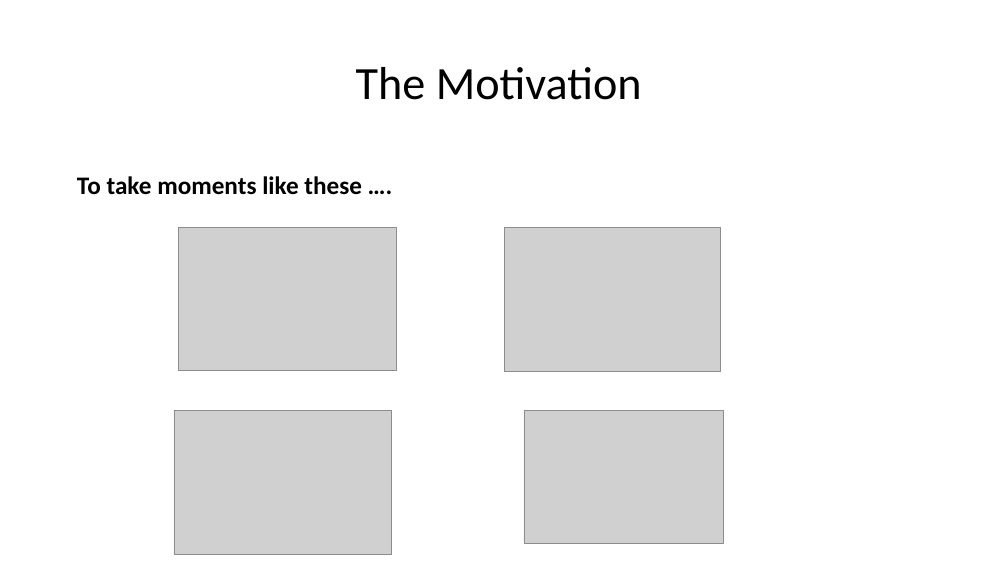
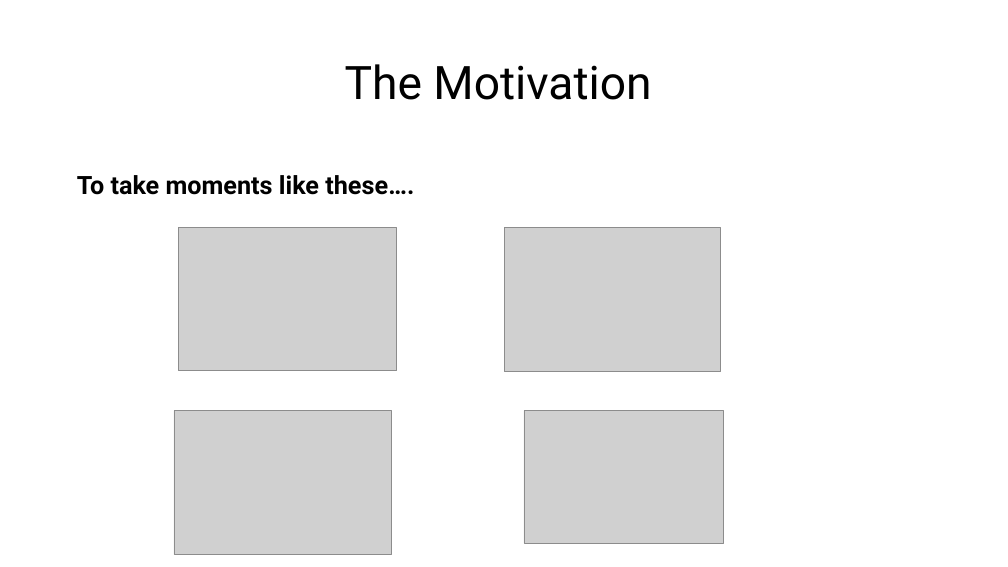
Before and after one commit to mgallagher06/GWCB_project-1, a slide deck: slide 2 of Playground Adventures!.pptx. Drawn at 1008x567 pixels with LibreOffice and Linux fonts; fonts in the diff are those of the drawing; grey boxes stand for pictures. Boxes give left, top, right and bottom in pixels: in the first picture for what was removed or moved away, otherwise in the second. Text is boxed around its words. In the diff, an @@ line names an element or a change of style, - is before the commit and + after.

```diff
--- a/Playground Adventures!.pptx
+++ b/Playground Adventures!.pptx
@@ title "The Motivation" at (345, 64, 651, 100): font Calibri to Roboto @@
@@ text at (77, 175, 414, 195): text changed; font Calibri to Roboto @@
-To take moments like these ….
+To take moments like these….
```
Also in this commit, not shown: 5 other slides changed.
